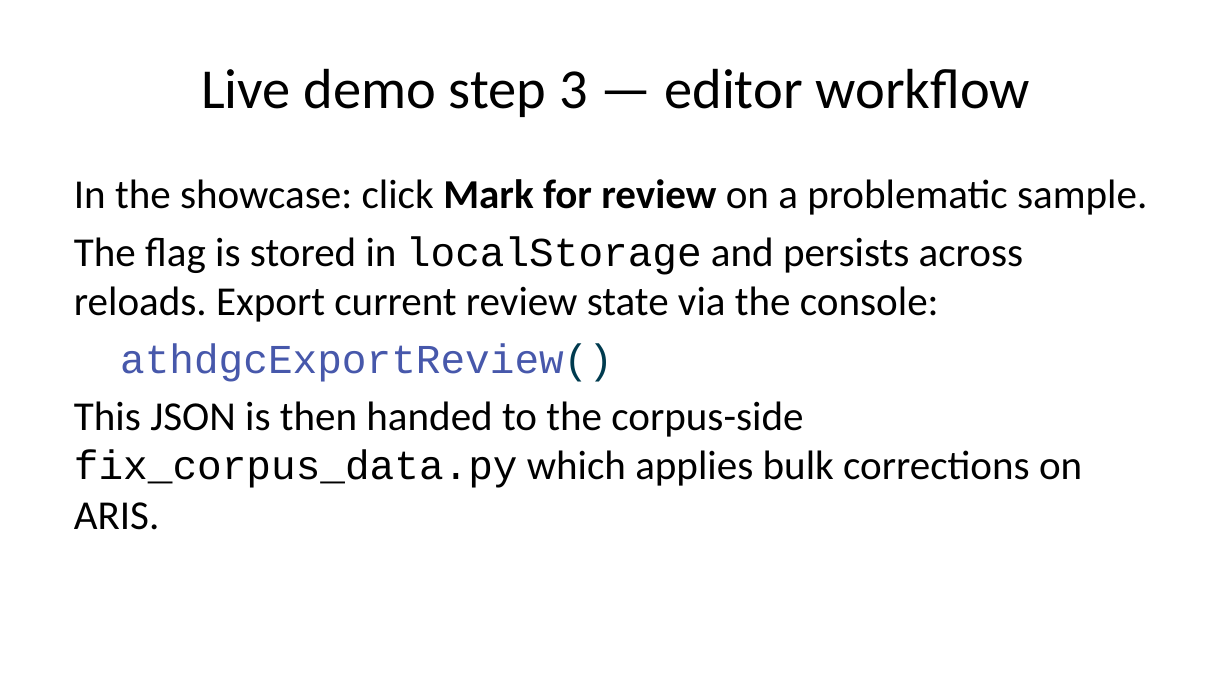
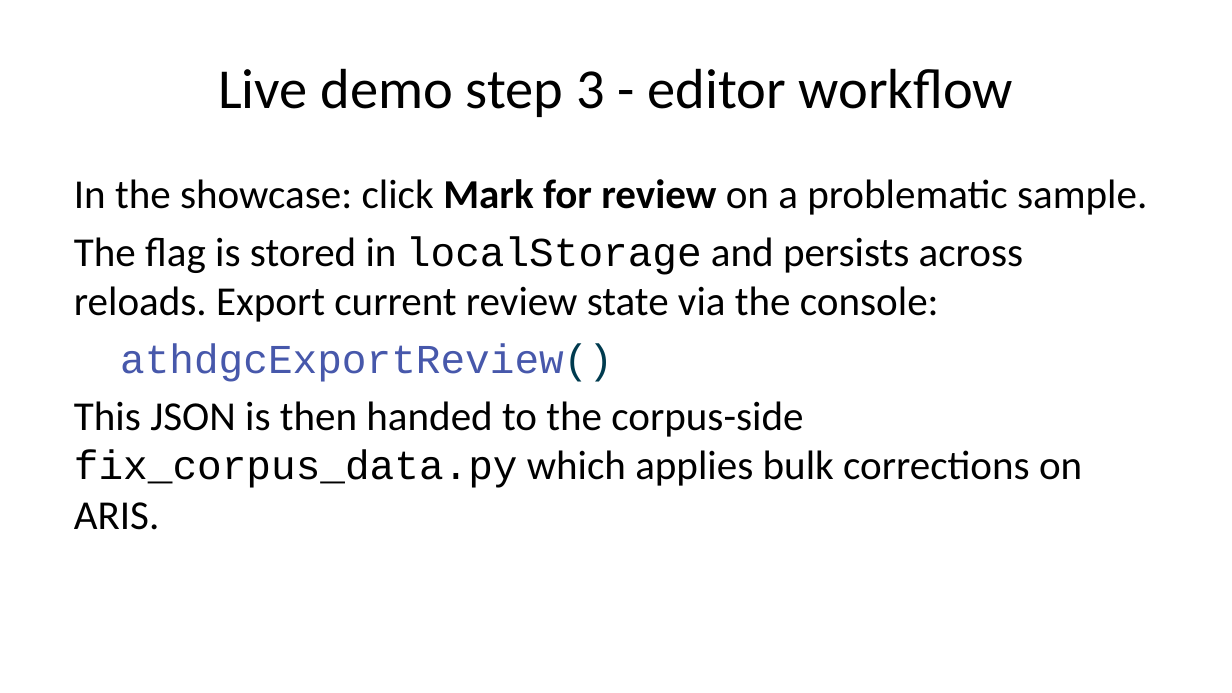
Before and after one commit to AthDGC/AthDGC.github.io, a slide deck: slide 6 of slides/lrec_demo.pptx. Drawn at 1232x693 pixels with LibreOffice and Linux fonts; fonts in the diff are those of the drawing. Boxes give left, top, right and bottom in pixels: in the first picture for what was removed or moved away, otherwise in the second. Text is boxed around its words. In the diff, an @@ line names an element or a change of style, - is before the commit and + after.

```diff
--- a/slides/lrec_demo.pptx
+++ b/slides/lrec_demo.pptx
@@ title at (x1=218, y1=68, x2=1014, y2=117): text changed @@
-Live demo step 3 — editor workflow
+Live demo step 3 - editor workflow
```
Also in this commit, not shown: 6 other slides changed, 21 other files.
